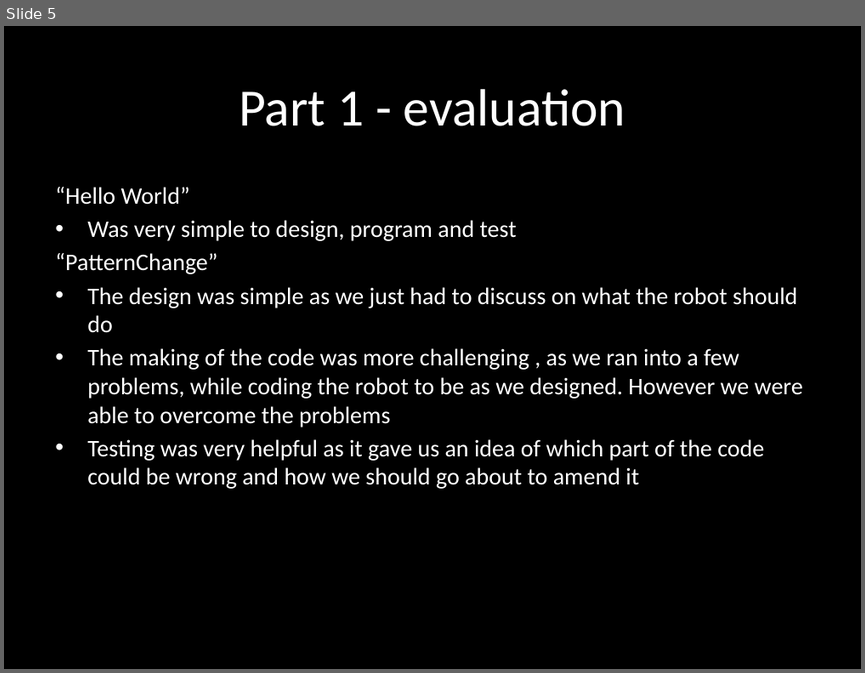
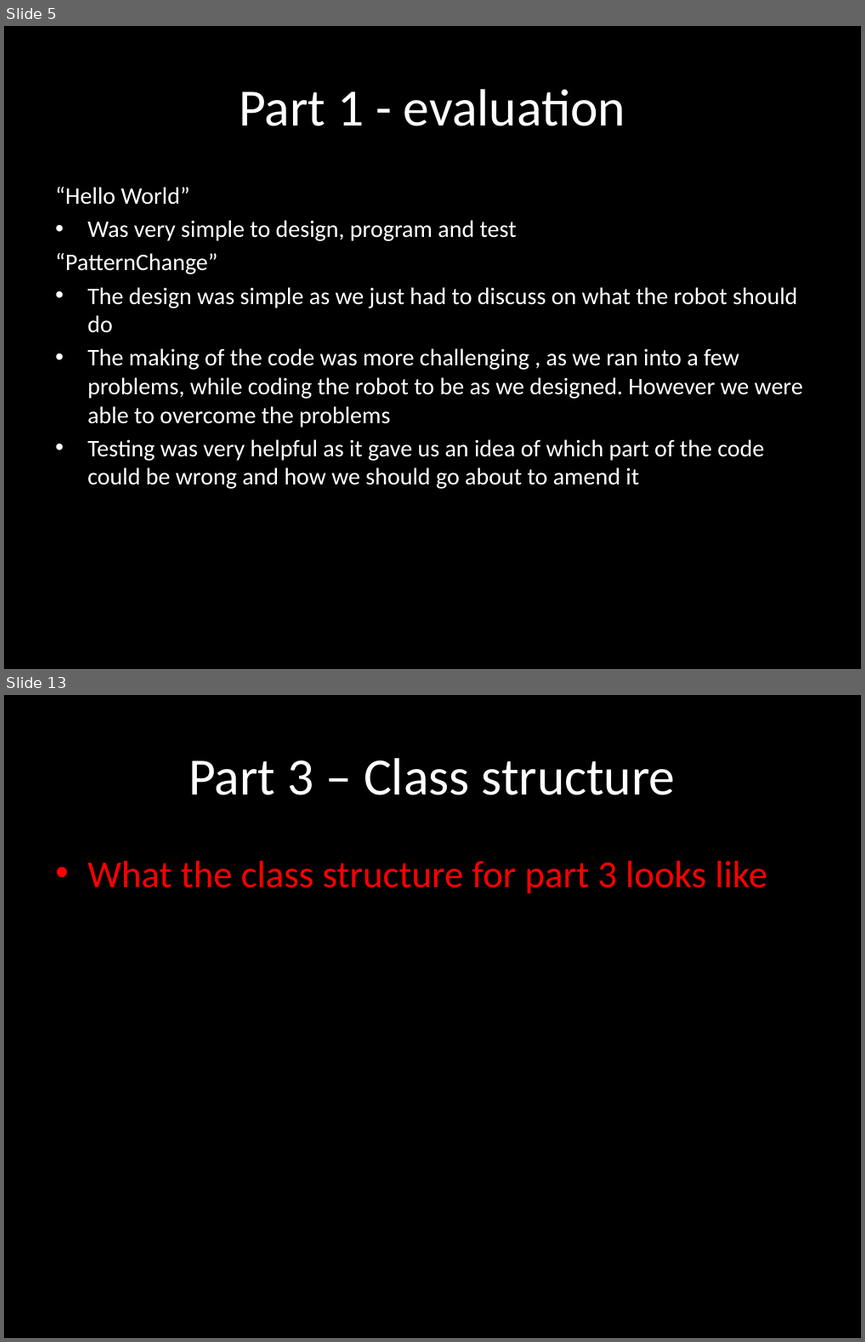
Before and after one commit to Joshiez/RobotProgramming, a slide deck: Exercise 2 Presentation.pptx. Shown one above the other, each under a label of ours: slide 5 before the commit, slides 5 and 13 after it; the slides between them are not shown. The pictures are 865x673 and 865x1342 pixels, drawn with LibreOffice and Linux fonts; fonts in the diff are those of the drawing. Boxes give left, top, right and bottom in pixels: in the first picture for what was removed or moved away, otherwise in the second. Text is boxed around its words. In the diff, an @@ line names an element or a change of style, - is before the commit and + after.

```diff
--- a/Exercise 2 Presentation.pptx
+++ b/Exercise 2 Presentation.pptx
@@ slide 13 added at <box>4,695,861,1338</box>, background #000000 @@
@@ title added at <box>188,758,676,795</box>, 44 pt, text #FFFFFF @@
+Part 3 – Class structure
@@ text added at <box>87,861,767,894</box>, 32 pt, text #FF0000 @@
+• What the class structure for part 3 looks like
```
Also in this commit, not shown: 1 slide changed, 11 other slides added.
